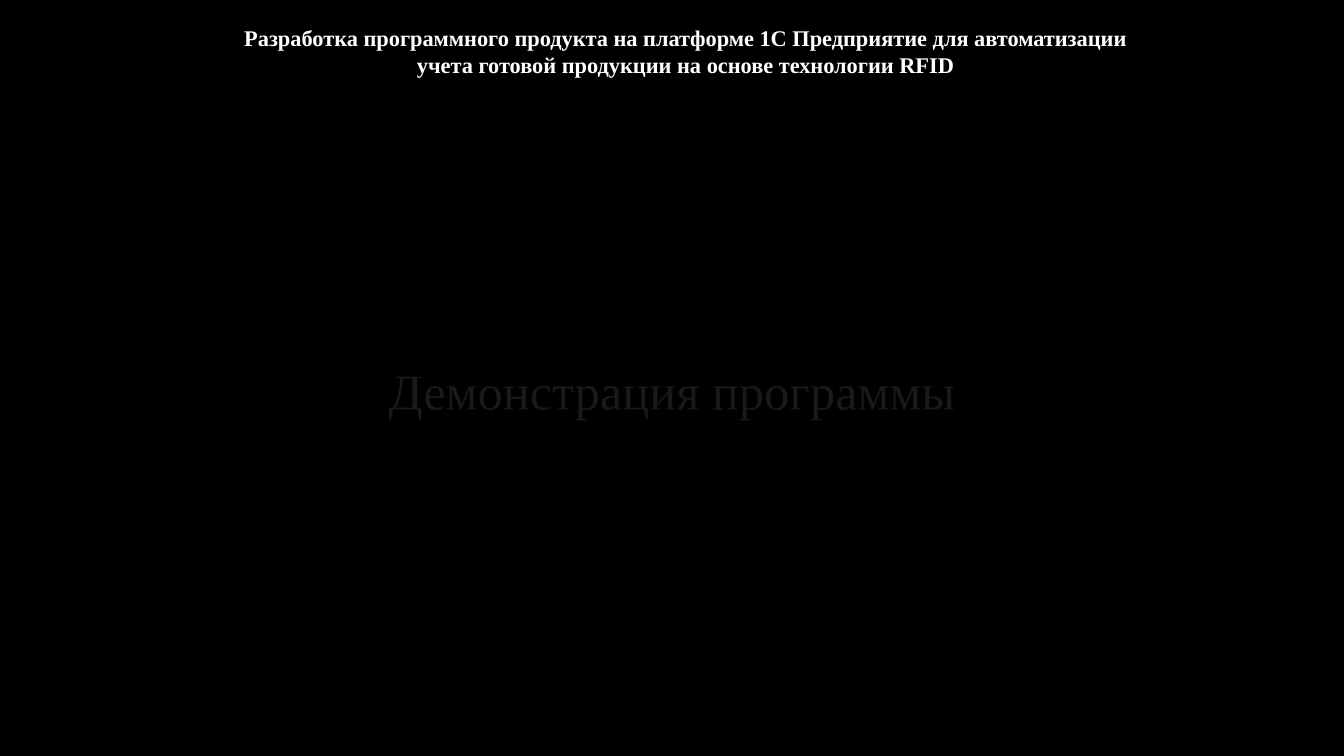
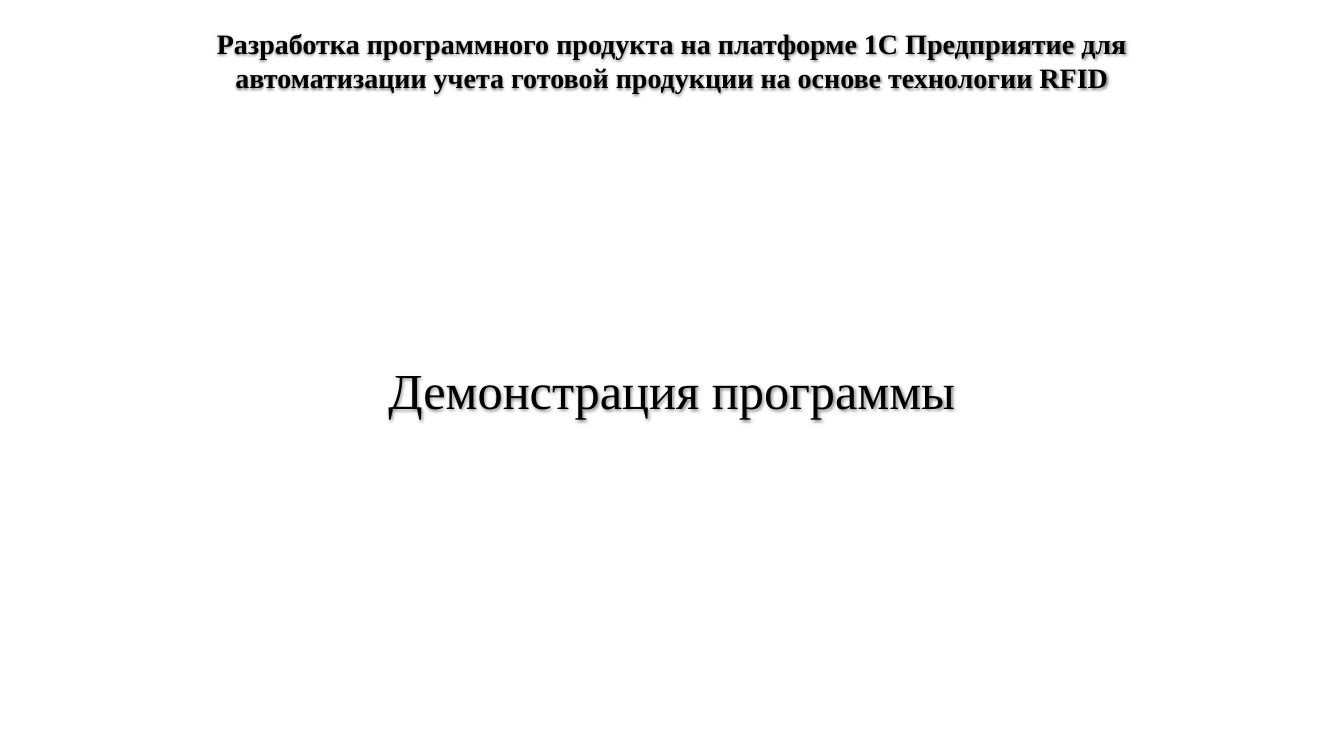
Before and after one commit to MaksimPoliackov/Diplom, a slide deck: slide 10 of Проект диплома.pptx (slide 5 before the commit). Drawn at 1344x756 pixels with LibreOffice and Linux fonts; fonts in the diff are those of the drawing; background and template pictures are left out. Boxes give left, top, right and bottom in pixels: in the first picture for what was removed or moved away, otherwise in the second. Text is boxed around its words. In the diff, an @@ line names an element or a change of style, - is before the commit and + after.

```diff
--- a/Проект диплома.pptx
+++ b/Проект диплома.pptx
@@ background picture (left out) to #FFFFFF @@
@@ title "Разработка программного продукта на платформе ...": place and size @@
-title "Разработка программного продукта на платформе ..." at (244, 30, 1126, 78)
+title "Разработка программного продукта на платформе ..." at (217, 34, 1126, 94)
@@ title "Разработка программного продукта на платформе ..." at (217, 34, 1126, 94): size 16 to 20 pt, text colour #FFFFFF to #000000 @@
@@ text "Демонстрация программы" at (388, 376, 955, 420): text colour #FFFFFF to #000000, letter outline #404040 0.75 pt to #FFFFFF 0.75 pt @@
```
Also in this commit, not shown: 4 other slides changed, 6 slides added, 3 slides removed, 8 other files.
